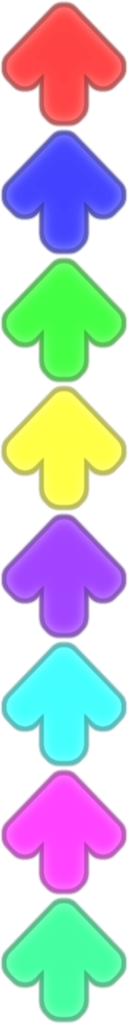
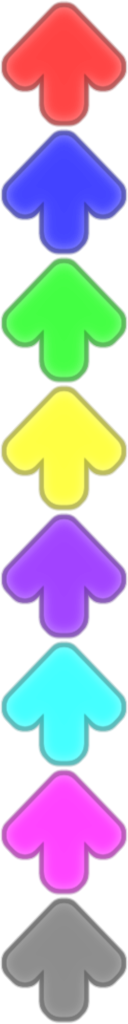
The second 128×1024 image is a revision of the first. Changes to its layers:
hid "AQUA #7" over (0, 897, 128, 1023)
added layer "LIGHT GRAY #7" in group ">= 64ths" over (0, 897, 128, 1023)
